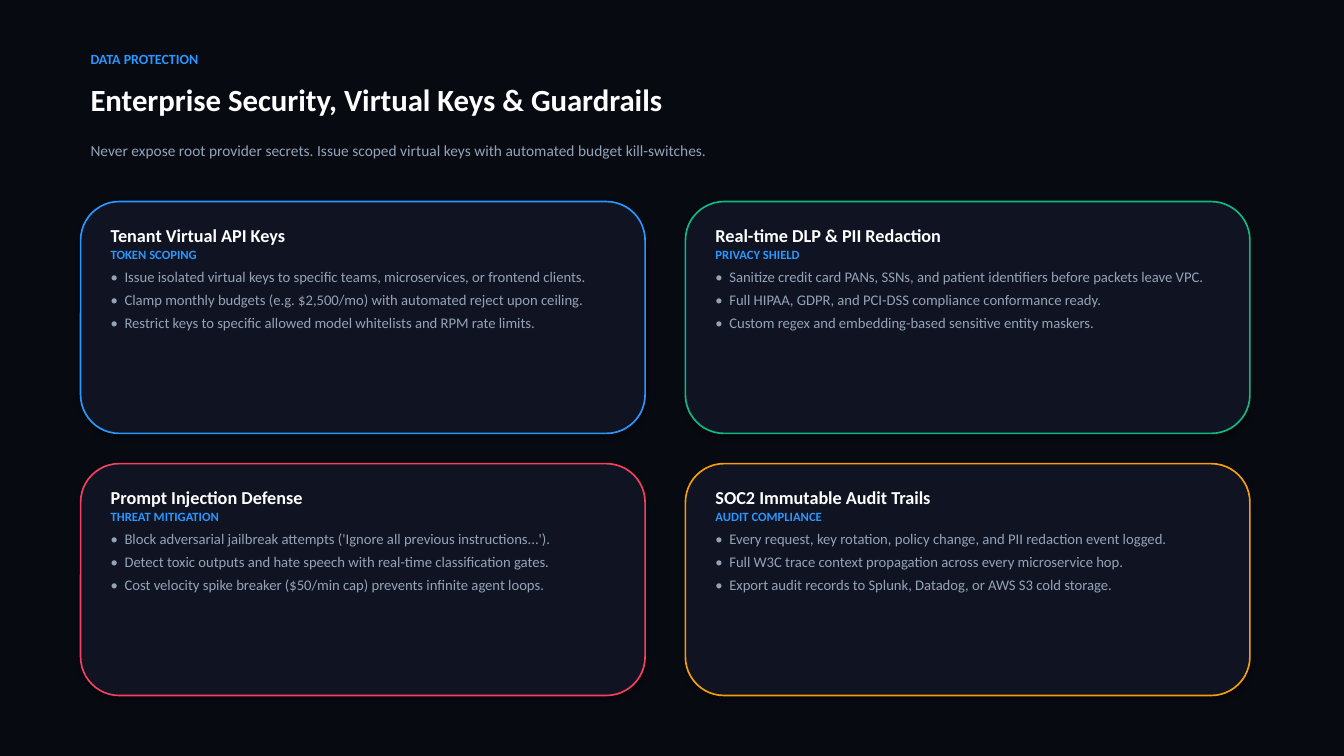
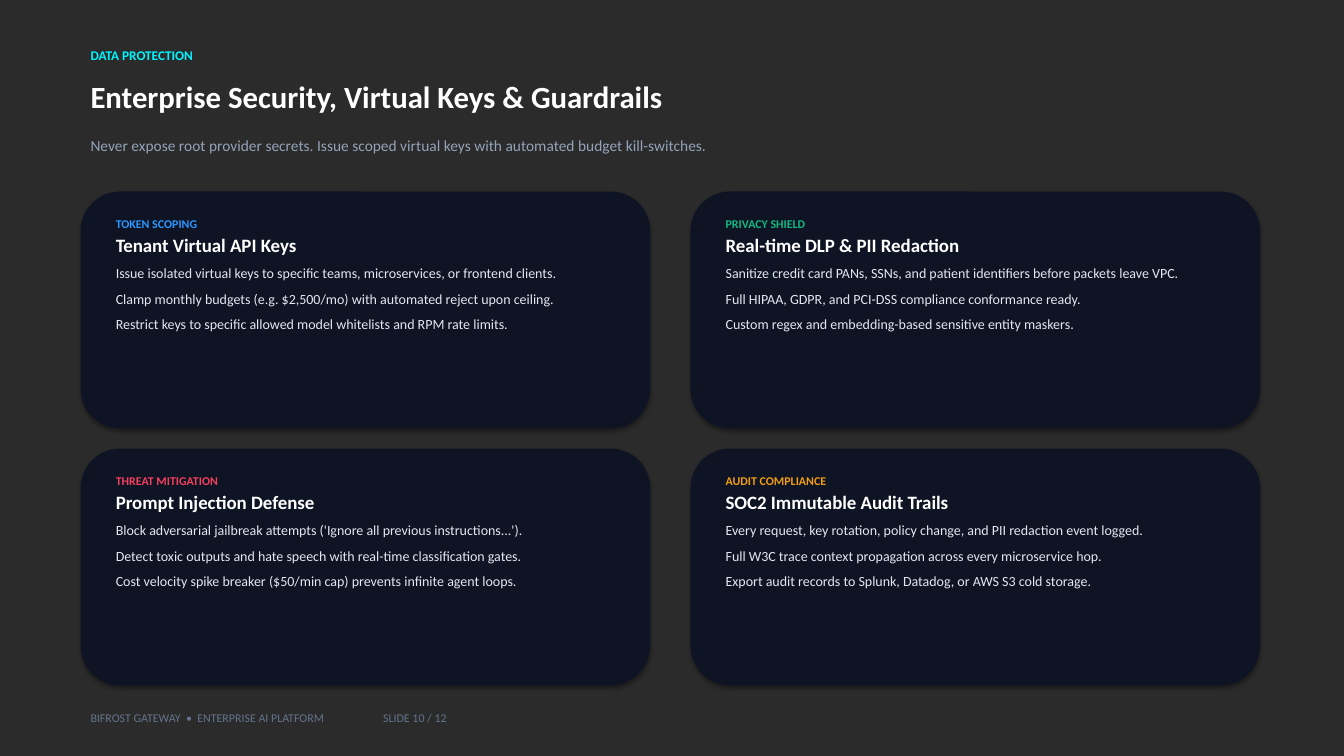
Before and after one commit to Ranjeet7680/BIFROST-GATEWAY, a slide deck: slide 10 of Bifrost_Gateway_Enterprise_Pitch.pptx. Drawn at 1344x756 pixels with LibreOffice and Linux fonts; fonts in the diff are those of the drawing; background and template pictures are left out; a plain dark background stands for a picture behind light text. Boxes give left, top, right and bottom in pixels: in the first picture for what was removed or moved away, otherwise in the second. Text is boxed around its words. In the diff, an @@ line names an element or a change of style, - is before the commit and + after.

Commit message:
feat(presentation): add cinematic keynote background, remove card lines/borders, and polish layout for PPTX and PDF decks

```diff
--- a/Bifrost_Gateway_Enterprise_Pitch.pptx
+++ b/Bifrost_Gateway_Enterprise_Pitch.pptx
@@ background #FFFFFF to picture (left out) @@
@@ rectangle removed at bbox=[0, 0, 1344, 756] @@
@@ text "DATA PROTECTION" at bbox=[91, 51, 193, 60]: size 10 to 9.5 pt, text colour #2997FF to #00F5FF @@
@@ text "Never expose root provider secrets. ...": place and size @@
-text "Never expose root provider secrets. ..." at bbox=[91, 145, 706, 159]
+text "Never expose root provider secrets. ..." at bbox=[91, 140, 706, 154]
@@ rounded rectangle: place and size @@
-rounded rectangle at bbox=[81, 202, 645, 434]
+rounded rectangle at bbox=[81, 192, 650, 429]
@@ rounded rectangle at bbox=[81, 192, 650, 429]: fill #101422 to #0F1424; outline #2997FF 1.2 pt to none @@
@@ rounded rectangle: place and size @@
-rounded rectangle at bbox=[686, 202, 1250, 434]
+rounded rectangle at bbox=[691, 192, 1260, 429]
@@ rounded rectangle at bbox=[691, 192, 1260, 429]: fill #101422 to #0F1424; outline #10B981 1.2 pt to none @@
@@ text "TOKEN SCOPING": place and size @@
-text "TOKEN SCOPING" at bbox=[111, 229, 585, 331]
+text "TOKEN SCOPING" at bbox=[116, 220, 556, 332]
@@ text at bbox=[116, 220, 197, 228]: paragraph added @@
+TOKEN SCOPING
@@ text at bbox=[116, 238, 297, 255]: size 13 to 13.5 pt in "Tenant Virtual API Keys"; more space between paragraphs @@
@@ text "PRIVACY SHIELD": place and size @@
-text "PRIVACY SHIELD" at bbox=[715, 229, 1203, 331]
+text "PRIVACY SHIELD" at bbox=[726, 220, 1178, 332]
@@ text at bbox=[726, 220, 806, 228]: paragraph added @@
+PRIVACY SHIELD
@@ text at bbox=[726, 238, 959, 252]: size 13 to 13.5 pt in "Real-time DLP & PII Redaction"; more space between paragraphs @@
@@ text at bbox=[116, 268, 556, 332]: text changed; size 10.5 to 10 pt; text colour #94A3B8 to #E2E8F0 @@
-TOKEN SCOPING
-• Issue isolated virtual keys to specific teams, microservices, or frontend clients.
-• Clamp monthly budgets (e.g. $2,500/mo) with automated reject upon ceiling.
-• Restrict keys to specific allowed model whitelists and RPM rate limits.
+Issue isolated virtual keys to specific teams, microservices, or frontend clients.
+Clamp monthly budgets (e.g. $2,500/mo) with automated reject upon ceiling.
+Restrict keys to specific allowed model whitelists and RPM rate limits.
@@ text at bbox=[726, 268, 1178, 332]: text changed; size 10.5 to 10 pt; text colour #94A3B8 to #E2E8F0 @@
-PRIVACY SHIELD
-• Sanitize credit card PANs, SSNs, and patient identifiers before packets leave VPC.
-• Full HIPAA, GDPR, and PCI-DSS compliance conformance ready.
-• Custom regex and embedding-based sensitive entity maskers.
+Sanitize credit card PANs, SSNs, and patient identifiers before packets leave VPC.
+Full HIPAA, GDPR, and PCI-DSS compliance conformance ready.
+Custom regex and embedding-based sensitive entity maskers.
@@ rounded rectangle: place and size @@
-rounded rectangle at bbox=[81, 464, 645, 696]
+rounded rectangle at bbox=[81, 449, 650, 686]
@@ rounded rectangle at bbox=[81, 449, 650, 686]: fill #101422 to #0F1424; outline #F43F5E 1.2 pt to none @@
@@ rounded rectangle: place and size @@
-rounded rectangle at bbox=[686, 464, 1250, 696]
+rounded rectangle at bbox=[691, 449, 1260, 686]
@@ rounded rectangle at bbox=[691, 449, 1260, 686]: fill #101422 to #0F1424; outline #F59E0B 1.2 pt to none @@
@@ text "THREAT MITIGATION": place and size @@
-text "THREAT MITIGATION" at bbox=[111, 491, 550, 593]
+text "THREAT MITIGATION" at bbox=[116, 477, 522, 589]
@@ text at bbox=[116, 477, 218, 485]: paragraph added @@
+THREAT MITIGATION
@@ text "AUDIT COMPLIANCE": place and size @@
-text "AUDIT COMPLIANCE" at bbox=[715, 491, 1166, 593]
+text "AUDIT COMPLIANCE" at bbox=[726, 477, 1142, 589]
@@ text at bbox=[726, 477, 826, 485]: paragraph added @@
+AUDIT COMPLIANCE
@@ text at bbox=[116, 495, 314, 512]: size 13 to 13.5 pt in "Prompt Injection Defense"; more space between paragraphs @@
@@ text at bbox=[726, 495, 949, 509]: size 13 to 13.5 pt in "SOC2 Immutable Audit Trails"; more space between paragraphs @@
@@ text at bbox=[116, 525, 522, 589]: text changed; size 10.5 to 10 pt; text colour #94A3B8 to #E2E8F0 @@
-THREAT MITIGATION
-• Block adversarial jailbreak attempts ('Ignore all previous instructions...').
-• Detect toxic outputs and hate speech with real-time classification gates.
-• Cost velocity spike breaker ($50/min cap) prevents infinite agent loops.
+Block adversarial jailbreak attempts ('Ignore all previous instructions...').
+Detect toxic outputs and hate speech with real-time classification gates.
+Cost velocity spike breaker ($50/min cap) prevents infinite agent loops.
@@ text at bbox=[726, 525, 1142, 589]: text changed; size 10.5 to 10 pt; text colour #94A3B8 to #E2E8F0 @@
-AUDIT COMPLIANCE
-• Every request, key rotation, policy change, and PII redaction event logged.
-• Full W3C trace context propagation across every microservice hop.
-• Export audit records to Splunk, Datadog, or AWS S3 cold storage.
+Every request, key rotation, policy change, and PII redaction event logged.
+Full W3C trace context propagation across every microservice hop.
+Export audit records to Splunk, Datadog, or AWS S3 cold storage.
@@ text added at bbox=[91, 714, 447, 722], 8.5 pt, text #64748B @@
+BIFROST GATEWAY • ENTERPRISE AI PLATFORM SLIDE 10 / 12
```
Also in this commit, not shown: 11 other slides changed, 6 other files.
